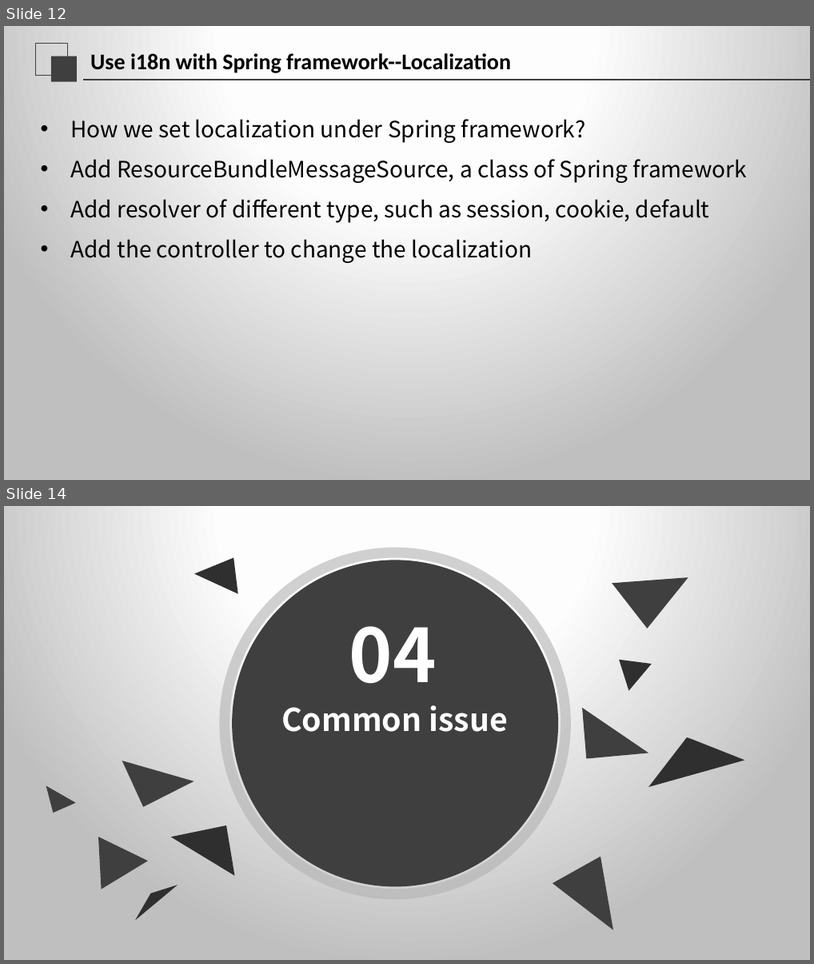
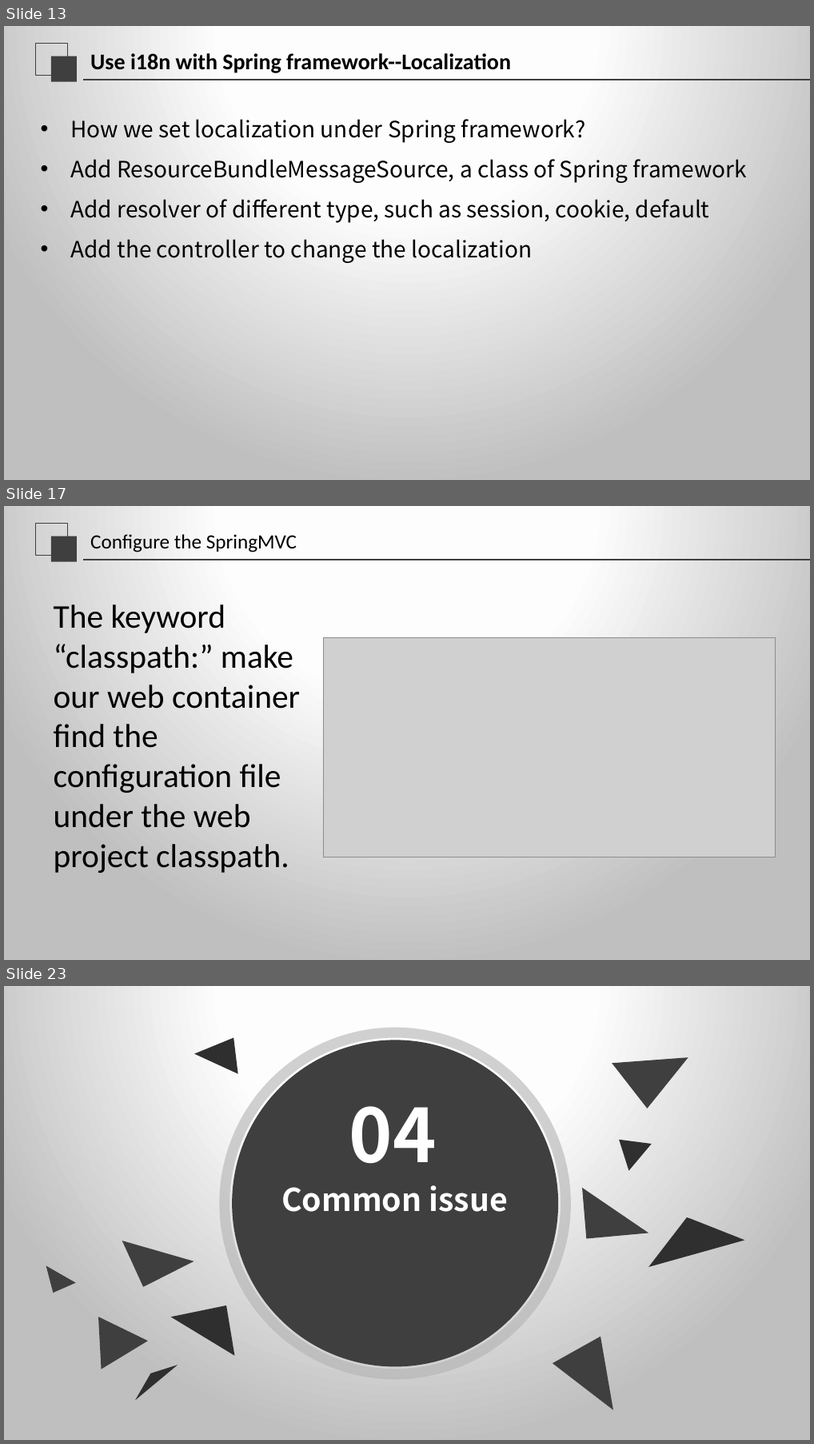
Before and after one commit to jishiting/SpringI18N, a slide deck: Internationalization.pptx. Shown one above the other, each under a label of ours: slides 12 and 14 before the commit, slides 13, 17 and 23 after it; the slides between them are not shown. The pictures are 814x964 and 814x1444 pixels, drawn with LibreOffice and Linux fonts; fonts in the diff are those of the drawing; grey boxes stand for pictures. Boxes give left, top, right and bottom in pixels: in the first picture for what was removed or moved away, otherwise in the second. Text is boxed around its words. In the diff, an @@ line names an element or a change of style, - is before the commit and + after.

```diff
--- a/Internationalization.pptx
+++ b/Internationalization.pptx
@@ slide 17 added at box(4, 506, 810, 960), background gradient #FFFFFF to #FEFEFE to #BFBFBF; not listed: 3 template elements that a slide beside it also shows @@
@@ title added at box(90, 534, 297, 552), 18 pt, text #000000 @@
+Configure the SpringMVC
@@ text added at box(54, 604, 300, 872), 29.6 pt, text #000000 @@
+The keyword “classpath:” make our web container find the configuration file under the web project classpath.
@@ picture added at box(324, 637, 776, 856) @@
@@ picture added at box(325, 637, 776, 826) @@
@@ what was slide 12 is now slide 13 @@
@@ what was slide 14 is now slide 23 @@
```
Also in this commit, not shown: 2 slides changed, 9 other slides added, 1 slide removed.
